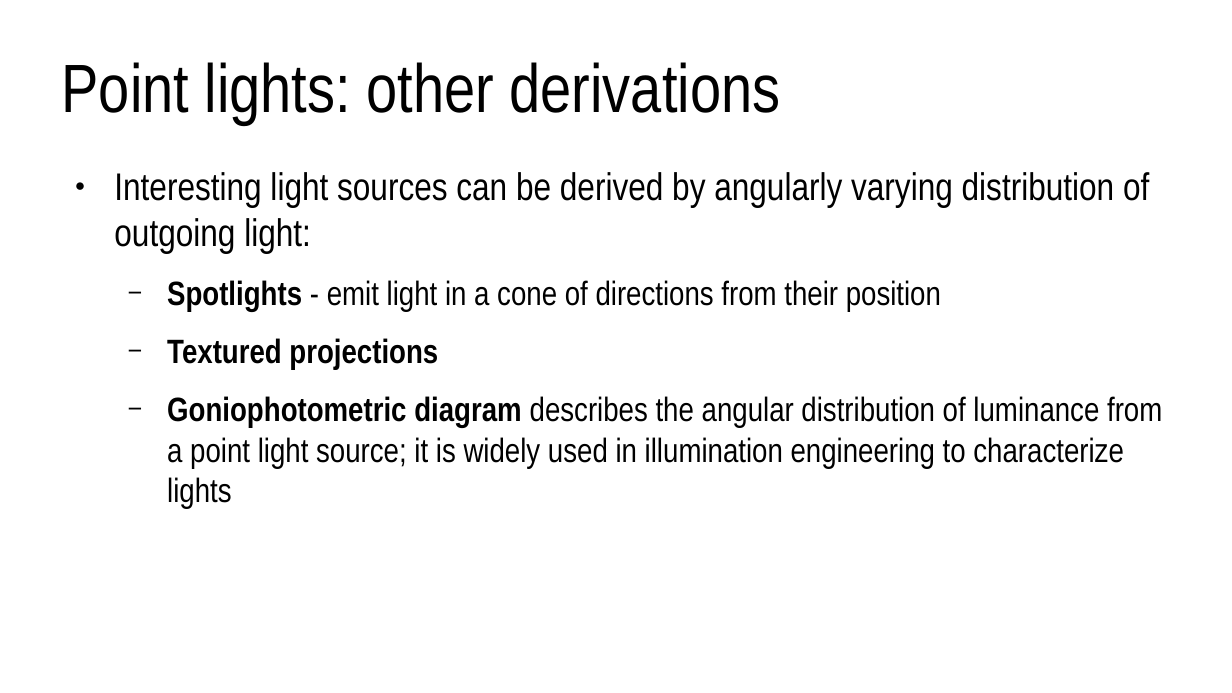
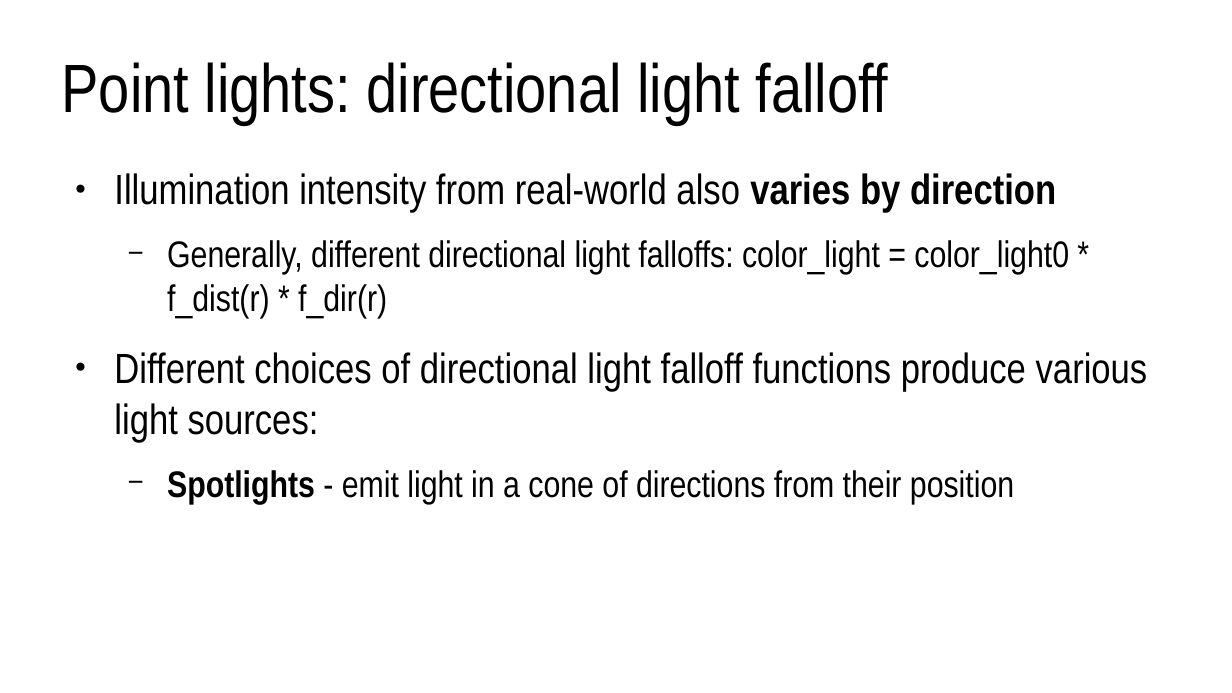
Before and after one commit to lorentzo/IntroductionToComputerGraphics, a slide deck: slide 30 of lectures/3_foundations_3d_scene/3_3_light.odp (slide 21 before the commit). Drawn at 1232x693 pixels with LibreOffice and Linux fonts; fonts in the diff are those of the drawing. Boxes give left, top, right and bottom in pixels: in the first picture for what was removed or moved away, otherwise in the second. Text is boxed around its words. In the diff, an @@ line names an element or a change of style, - is before the commit and + after.

Commit message:
light

```diff
--- a/lectures/3_foundations_3d_scene/3_3_light.odp
+++ b/lectures/3_foundations_3d_scene/3_3_light.odp
@@ title at <box>62,62,888,125</box>: text changed @@
-Point lights: other derivations
+Point lights: directional light falloff
@@ text at <box>114,173,1148,442</box>: text changed; size 24.8 to 27.2 pt @@
-● Interesting light sources can be derived by angularly varying distribution of outgoing light:
+● Illumination intensity from real-world also varies by direction
+  − Generally, different directional light falloffs: color_light = color_light0 * f_dist(r) * f_dir(r)
+● Different choices of directional light falloff functions produce various light sources:
@@ text at <box>167,338,1162,509</box>: paragraphs removed @@
-  − Textured projections
-  − Goniophotometric diagram describes the angular distribution of luminance from a point light source; it is widely used in illumination engineering to characterize lights
@@ text at <box>167,470,1014,504</box>: size 21.7 to 23.8 pt in "Spotlights - emit light in a cone ..." @@
```
Also in this commit, not shown: 10 other slides changed, 13 slides added, 2 slides removed, 11 other files.
